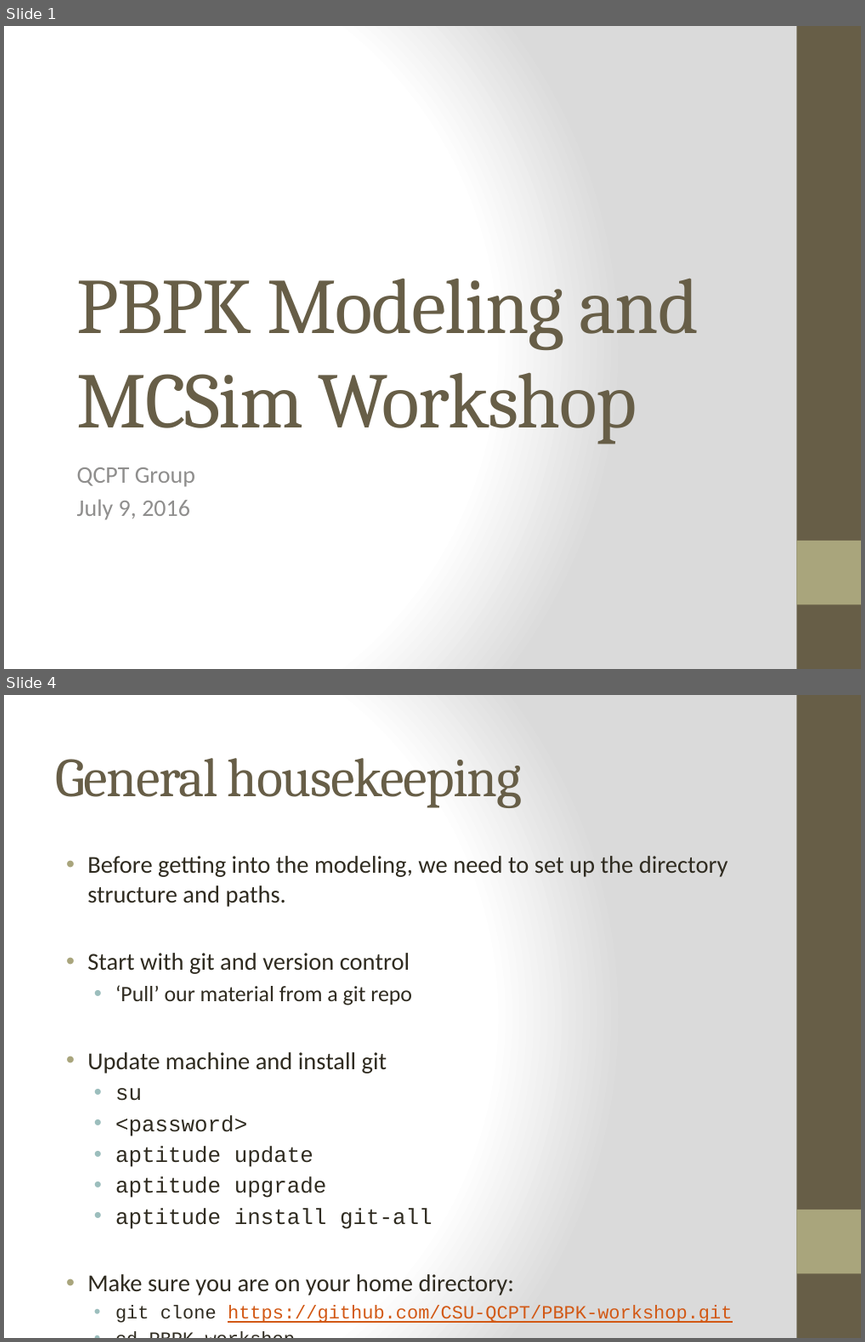
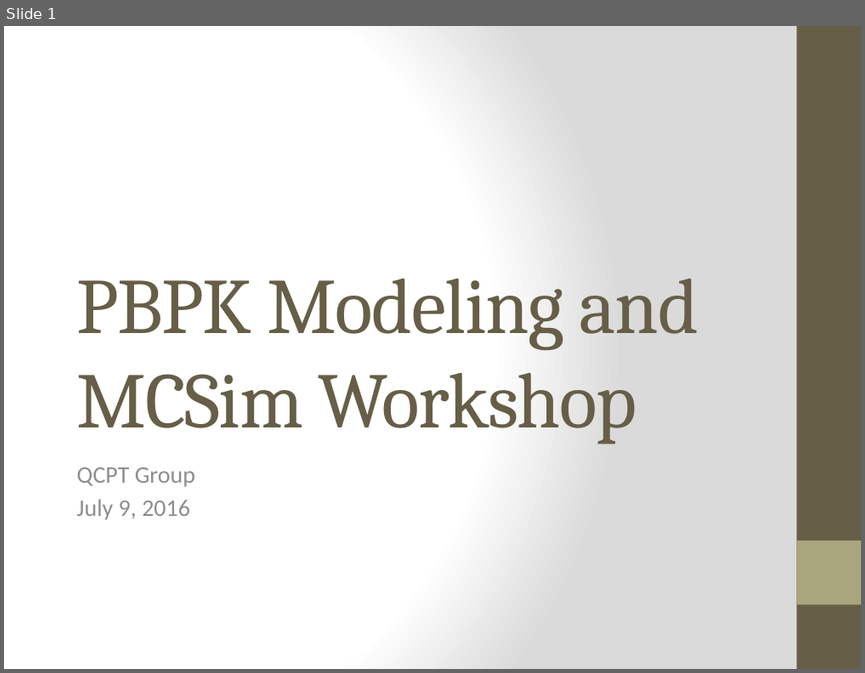
Before and after one commit to CSU-QSPT/PBPK-workshop, a slide deck: Day1_AM/Workshop Overview.pptx. Shown one above the other, each under a label of ours: slides 1 and 4 before the commit, slide 1 after it; the slides between them are not shown. The pictures are 865x1342 and 865x673 pixels, drawn with LibreOffice and Linux fonts; fonts in the diff are those of the drawing. Boxes give left, top, right and bottom in pixels: in the first picture for what was removed or moved away, otherwise in the second. Text is boxed around its words. In the diff, an @@ line names an element or a change of style, - is before the commit and + after.

```diff
--- a/Day1_AM/Workshop Overview.pptx
+++ b/Day1_AM/Workshop Overview.pptx
@@ slide 4 removed at (4, 695, 861, 1338), background gradient #FFFFFF to #DADADA; not listed: 2 template elements that a slide beside it also shows @@
@@ title removed at (55, 758, 522, 808) @@
-General housekeeping
@@ text removed at (87, 856, 732, 1322) @@
-• Before getting into the modeling, we need to set up the directory structure and paths.
-• Start with git and version control
-  • ‘Pull’ our material from a git repo
-• Update machine and install git
-  • su
-  • <password>
-  • aptitude update
-  • aptitude upgrade
-  • aptitude install git-all
-• Make sure you are on your home directory:
-  • git clone https://github.com/CSU-QCPT/PBPK-workshop.git
-  • cd PBPK-workshop
```
Also in this commit, not shown: 2 slides changed, 2 other slides removed, 1 other file.
